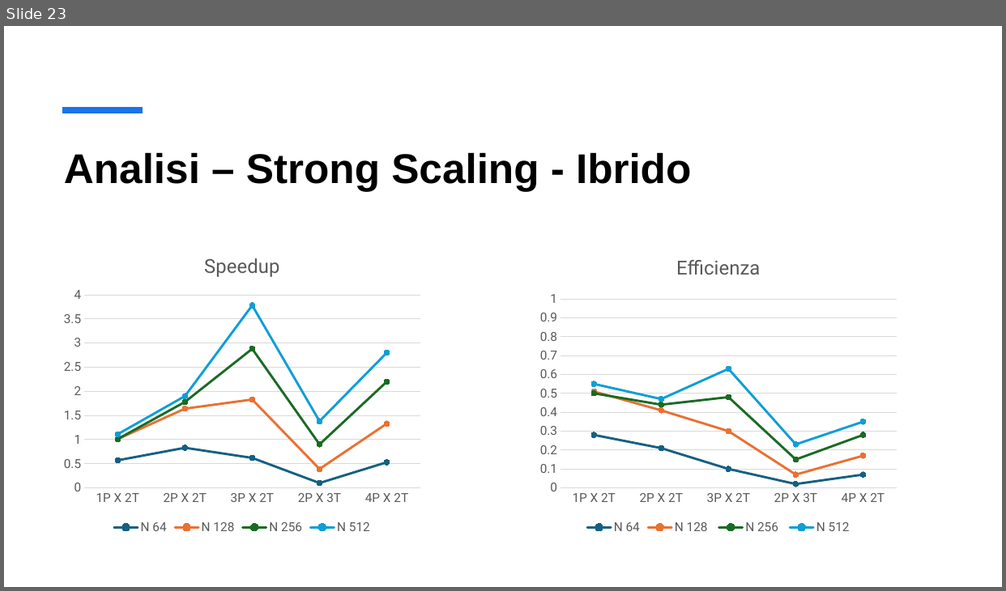
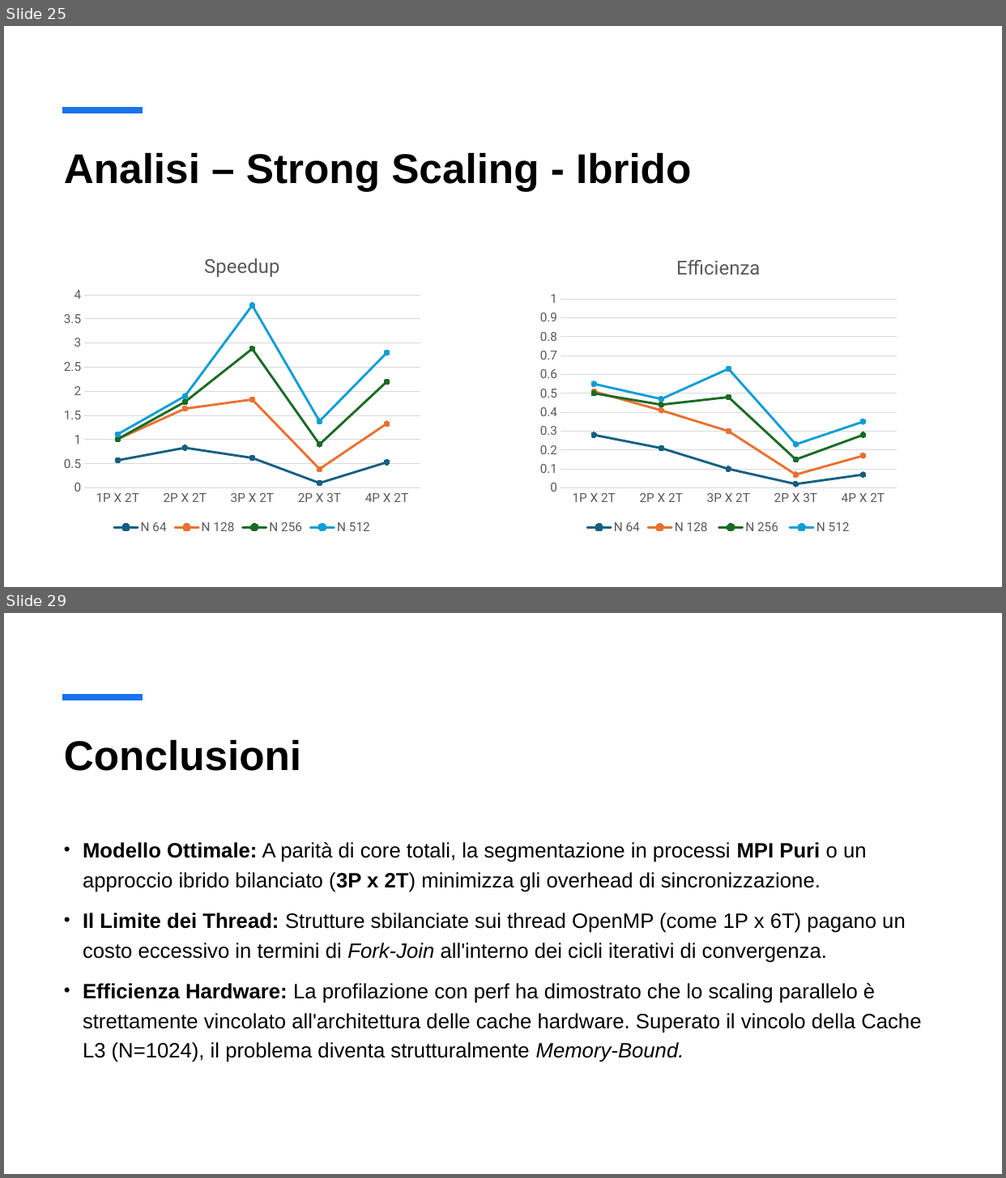
Before and after one commit to Gasspire/appunti-universita, a slide deck: Secondo Semestre/principi_prog_parallela/Codici/Progetto/Simulazione della Diffusione del Calore 2D.pptx. Shown one above the other, each under a label of ours: slide 23 before the commit, slides 25 and 29 after it; the slides between them are not shown. The pictures are 1006x591 and 1006x1178 pixels, drawn with LibreOffice and Linux fonts; fonts in the diff are those of the drawing. Boxes give left, top, right and bottom in pixels: in the first picture for what was removed or moved away, otherwise in the second. Text is boxed around its words. In the diff, an @@ line names an element or a change of style, - is before the commit and + after.

```diff
--- a/Secondo Semestre/principi_prog_parallela/Codici/Progetto/Simulazione della Diffusione del Calore 2D.pptx
+++ b/Secondo Semestre/principi_prog_parallela/Codici/Progetto/Simulazione della Diffusione del Calore 2D.pptx
@@ slide 29 added at <box>4,613,1002,1174</box>, background #FFFFFF; not listed: 1 template element that a slide beside it also shows @@
@@ title added at <box>64,739,301,771</box>, 40 pt, text #000000, bold @@
+Conclusioni
@@ text added at <box>83,842,921,1063</box>, 20 pt, text #000000 @@
+• Modello Ottimale: A parità di core totali, la segmentazione in processi MPI Puri o un approccio ibrido bilanciato (3P x 2T) minimizza gli overhead di sincronizzazione.
+• Il Limite dei Thread: Strutture sbilanciate sui thread OpenMP (come 1P x 6T) pagano un costo eccessivo in termini di Fork-Join all'interno dei cicli iterativi di convergenza.
+• Efficienza Hardware: La profilazione con perf ha dimostrato che lo scaling parallelo è strettamente vincolato all'architettura delle cache hardware. Superato il vincolo della Cache L3 (N=1024), il problema diventa strutturalmente Memory-Bound.
@@ what was slide 23 is now slide 25 @@
```
Also in this commit, not shown: 2 slides changed, 6 other slides added, 1 slide removed, 8 other files.
